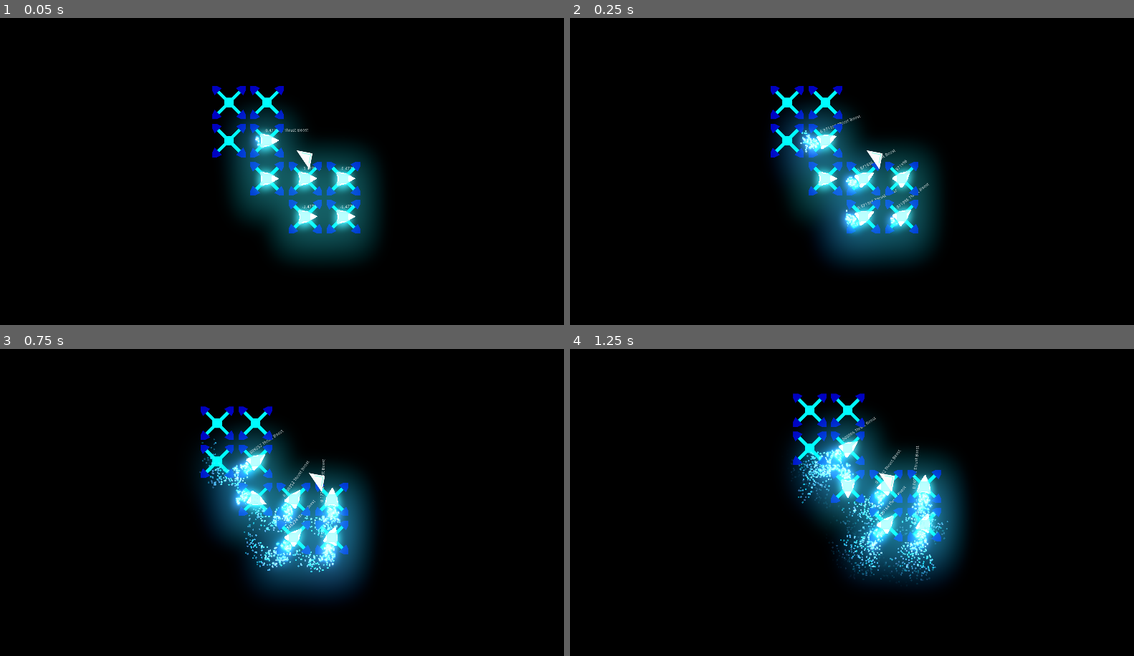
Above: before the commit, frames 1-4 (two rows, left to right).
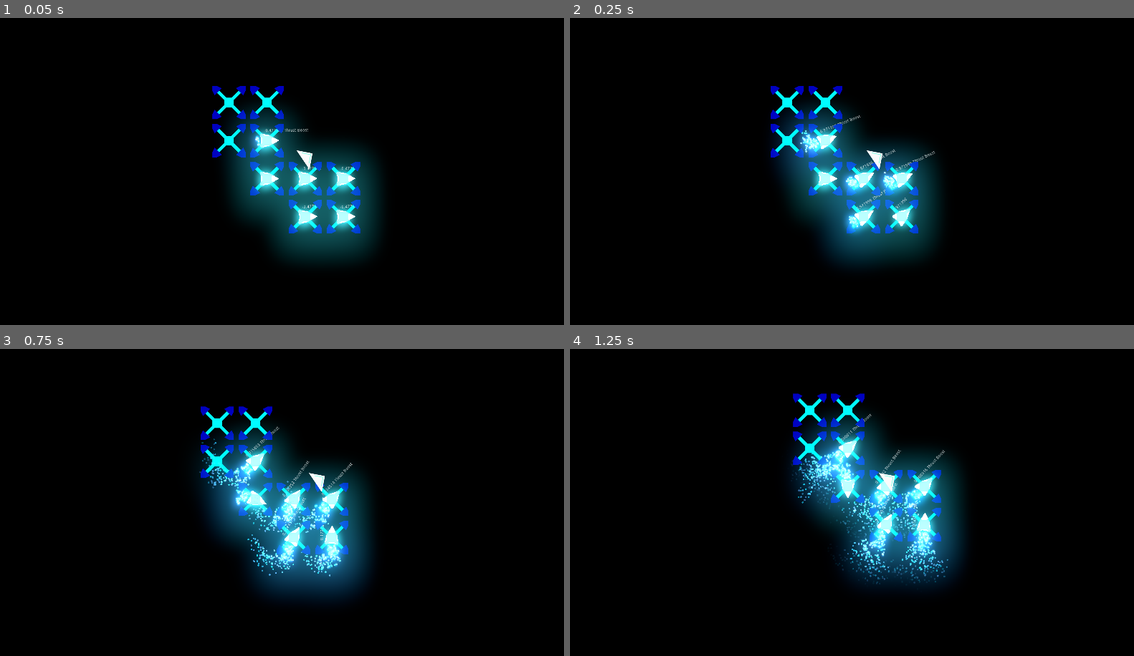
Above: after the commit, the same moments.

Repository: Insta-x/boost-racer
Game: Godot game, scene res://Src/Game.tscn
The game is run twice, just before and just after one commit, with the same random seed, the same clock (stepped at 60 frames per second) and the same inputs.
Inputs:
- Up to frame 1 (0.05 s): no input
- Up to frame 2 (0.25 s): no input
- Up to frame 3 (0.75 s): hold D (turn_right) from 0.53 s (still down); hold Shift (boost) from 0.53 s (still down)
- Up to frame 4 (1.25 s): keep holding D (turn_right); keep holding Shift (boost)

Frame 1 is identical in both runs. In frame 2, 0.8% of the frame differs, in the area x 47-65%, y 43-71%; in frame 3, 1.9%; in frame 4, 2.7%, in the area x 39-68%, y 21-77%.

Commit message:
Rounding corners

Diff:
--- a/Src/Game.tscn
+++ b/Src/Game.tscn
@@ -14,6 +14,9 @@
 script = ExtResource( 2 )
 
 [node name="GameWorld" parent="." instance=ExtResource( 1 )]
+
+[node name="CollisionPolygon2D17" parent="GameWorld/Wall" index="16"]
+polygon = PoolVector2Array( 7552, 1024, 7424, 1024, 7168, 768, 7168, 512, 6591.87, 1024, 5824, 1024, 5568, 1280, 5568, 1472, 5184, 1856, 5184, 2048, 5312, 2176, 5568, 2176, 5568, 3008 )
 
 [node name="GameCamera" parent="." instance=ExtResource( 9 )]
 position = Vector2( -192, 9216 )
--- a/Src/GameWorld.tscn
+++ b/Src/GameWorld.tscn
@@ -12,7 +12,7 @@
 collision_mask = 3
 
 [node name="CollisionPolygon2D" type="CollisionPolygon2D" parent="OuterWall"]
-polygon = PoolVector2Array( -640, 9088, -640, 9024, -64, 844 …(213 unchanged characters)…  9408, 8640, 12672, 8640, 13184, 8128, 14080, 8128, 14080, 5120, 13376, 4416, 13376, 3456, …(286 unchanged characters)…
+polygon = PoolVector2Array( -640, 9088, -640, 9024, -64, 844 …(213 unchanged characters)…  9408, 8640, 12672, 8640, 13184, 8128, 13888, 8128, 14080, 7936, 14080, 5120, 13376, 4416, 13376, 3456, …(286 unchanged characters)…
 __meta__ = {
 "_edit_lock_": true
 }
@@ -30,7 +30,7 @@
 
 [node name="CollisionPolygon2D3" type="CollisionPolygon2D" parent="Wall"]
 position = Vector2( 1024, 768 )
-polygon = PoolVector2Array( 1408, -384, 1600, -384, 2624, 640, 5632, 640, 6400, -128, 7040, -128, 7040, 0, 8384, 1344, 2624, 1344, 2624, 2048, 3136, 2048, 3136, 3136, 2368, 3904, 2368, 1984, 1408, 1024 )
+polygon = PoolVector2Array( 1408, -384, 1600, -384, 2624, 640, 5632, 640, 6400, -128, 7040, -128, 7040, 0, 8384, 1344, 2816, 1344, 2624, 1536, 2624, 1856, 2816, 2048, 3072, 2048, 3136, 2112, 3136, 3136, 2368, 3904, 2368, 1984, 1408, 1024 )
 
 [node name="CollisionPolygon2D4" type="CollisionPolygon2D" parent="Wall"]
 position = Vector2( 512, 3136 )
@@ -42,15 +42,15 @@
 
 [node name="CollisionPolygon2D6" type="CollisionPolygon2D" parent="Wall"]
 position = Vector2( 3520, 3264 )
-polygon = PoolVector2Array( -128, 5312, 384, 4800, 384, 4096, 1472, 4096, 1600, 3968, 3456, 3968, 3584, 4096, 4544, 4096, 4864, 4416, 4864, 4608, 4160, 5312, 2752, 5312, 1984, 6080, 1216, 6080, 448, 5312 )
+polygon = PoolVector2Array( -128, 5312, 384, 4800, 384, 4224, 512, 4096, 1472, 4096, 1600, 3968, 3456, 3968, 3584, 4096, 4544, 4096, 4864, 4416, 4864, 4608, 4160, 5312, 2752, 5312, 1984, 6080, 1216, 6080, 448, 5312 )
 
 [node name="CollisionPolygon2D7" type="CollisionPolygon2D" parent="Wall"]
 position = Vector2( 1472, 3136 )
-polygon = PoolVector2Array( 2240, 3776, 1216, 2688, 2368, 1536, 3776, 1536, 3776, 2880, 2240, 2880 )
+polygon = PoolVector2Array( 2240, 3776, 1216, 2688, 2368, 1536, 3776, 1536, 3776, 1728, 3584, 1920, 3584, 2240, 3776, 2432, 3776, 2624, 3520, 2880, 2432, 2880, 2240, 3072 )
 
 [node name="CollisionPolygon2D8" type="CollisionPolygon2D" parent="Wall"]
 position = Vector2( 1472, 2944 )
-polygon = PoolVector2Array( 2496, 4096, 2496, 3328, 4032, 3328, 4032, 1728, 6592, 1728, 6592, 3008, 6144, 3456, 6144, 3776, 6464, 4096, 5440, 4096, 5376, 4160, 3776, 4160, 3712, 4096 )
+polygon = PoolVector2Array( 2496, 4096, 2496, 3520, 2688, 3328, 3904, 3328, 4032, 3200, 4032, 1984, 4288, 1728, 6592, 1728, 6592, 3008, 6144, 3456, 6144, 3776, 6464, 4096, 5440, 4096, 5376, 4160, 3776, 4160, 3712, 4096 )
 
 [node name="CollisionPolygon2D9" type="CollisionPolygon2D" parent="Wall"]
 position = Vector2( 3776, 2240 )
@@ -62,7 +62,7 @@
 
 [node name="CollisionPolygon2D11" type="CollisionPolygon2D" parent="Wall"]
 position = Vector2( 4992, 1280 )
-polygon = PoolVector2Array( 2944, 5184, 2944, 5440, 3264, 5760, 3584, 5760, 3584, 5184, 7040, 5184, 7040, 6400, 7616, 6400, 8704, 5312, 8704, 3840, 8000, 3136, 8000, 2176, 8704, 1472, 8704, 1280, 8384, 960, 7360, 1984, 7360, 3392, 6208, 3392, 5888, 3712, 5888, 4480, 5696, 4672, 3456, 4672 )
+polygon = PoolVector2Array( 2944, 5184, 2944, 5440, 3264, 5760, 3584, 5760, 3584, 5312, 3712, 5184, 6848, 5184, 7040, 5376, 7040, 6400, 7616, 6400, 8704, 5312, 8704, 3840, 8000, 3136, 8000, 2176, 8704, 1472, 8704, 1280, 8384, 960, 7360, 1984, 7360, 3136, 7104, 3392, 6208, 3392, 5888, 3712, 5888, 4480, 5696, 4672, 3456, 4672 )
 
 [node name="CollisionPolygon2D12" type="CollisionPolygon2D" parent="Wall"]
 position = Vector2( 3648, 3264 )
@@ -74,11 +74,11 @@
 
 [node name="CollisionPolygon2D14" type="CollisionPolygon2D" parent="Wall"]
 position = Vector2( 3264, 3072 )
-polygon = PoolVector2Array( 5568, 4032, 5568, 3712, 7616, 3712, 7296, 4032 )
+polygon = PoolVector2Array( 5568, 4032, 5568, 3968, 5824, 3712, 7616, 3712, 7296, 4032 )
 
 [node name="CollisionPolygon2D15" type="CollisionPolygon2D" parent="Wall"]
 position = Vector2( 4608, 3584 )
-polygon = PoolVector2Array( 6016, 3840, 6912, 4736, 8000, 4736, 8448, 4288, 9152, 4288, 9152, 3392, 8128, 4416, 7104, 4416, 7104, 3200, 6656, 3200 )
+polygon = PoolVector2Array( 6016, 3840, 6912, 4736, 8000, 4736, 8448, 4288, 8960, 4288, 9152, 4096, 9152, 3392, 8128, 4416, 7104, 4416, 7104, 3392, 6912, 3200, 6656, 3200 )
 
 [node name="CollisionPolygon2D16" type="CollisionPolygon2D" parent="Wall"]
 position = Vector2( 5120, 1280 )
@@ -86,19 +86,19 @@
 
 [node name="CollisionPolygon2D17" type="CollisionPolygon2D" parent="Wall"]
 position = Vector2( 4352, 1344 )
-polygon = PoolVector2Array( 7552, 1024, 7424, 1024, 7168, 768, 7168, 512, 6591.87, 1024, 5568, 1024, 5568, 1664, 4992, 1664, 4992, 2048, 5120, 2176, 5568, 2176, 5568, 3008 )
+polygon = PoolVector2Array( 7552, 1024, 7424, 1024, 7168, 768, 7168, 512, 6591.87, 1024, 5824, 1024, 5568, 1280, 5568, 1472, 5376, 1664, 5184, 1856, 5184, 2048, 5312, 2176, 5568, 2176, 5568, 3008 )
 
 [node name="CollisionPolygon2D18" type="CollisionPolygon2D" parent="Wall"]
 position = Vector2( 4928, 1792 )
-polygon = PoolVector2Array( 5376, 2560, 7168, 2560, 7168, 768 )
+polygon = PoolVector2Array( 5376, 2560, 6912, 2560, 7168, 2304, 7168, 1920, 6976, 1728, 6976, 1536, 7168, 1344, 7168, 768 )
 
 [node name="CollisionPolygon2D19" type="CollisionPolygon2D" parent="Wall"]
 position = Vector2( 2496, 2048 )
-polygon = PoolVector2Array( 7104, 2304, 7104, 1856, 6656, 1856, 6656, 704, 7104, 704, 7104, 640, 3456, 640, 3456, 1856, 1984, 1856, 1536, 2304 )
+polygon = PoolVector2Array( 7104, 2176, 7104, 2048, 6912, 1856, 6784, 1856, 6656, 1728, 6656, 896, 6848, 704, 6848, 640, 3648, 640, 3456, 832, 3456, 1664, 3264, 1856, 1984, 1856, 1536, 2304, 6976, 2304 )
 
 [node name="CollisionPolygon2D20" type="CollisionPolygon2D" parent="Wall"]
 position = Vector2( 2560, 1856 )
-polygon = PoolVector2Array( 1920, 1728, 3072, 1728, 3072, 640, 7040, 640, 7040, 512, 1664, 512, 1664, 704, 1920, 704 )
+polygon = PoolVector2Array( 2112, 1728, 2880, 1728, 3072, 1536, 3072, 832, 3264, 640, 7040, 640, 7040, 512, 1728, 512, 1664, 576, 1664, 640, 1728, 704, 1920, 704, 1920, 1536 )
 
 [node name="PlayerRacer" parent="." instance=ExtResource( 2 )]
 position = Vector2( -192, 9216 )
